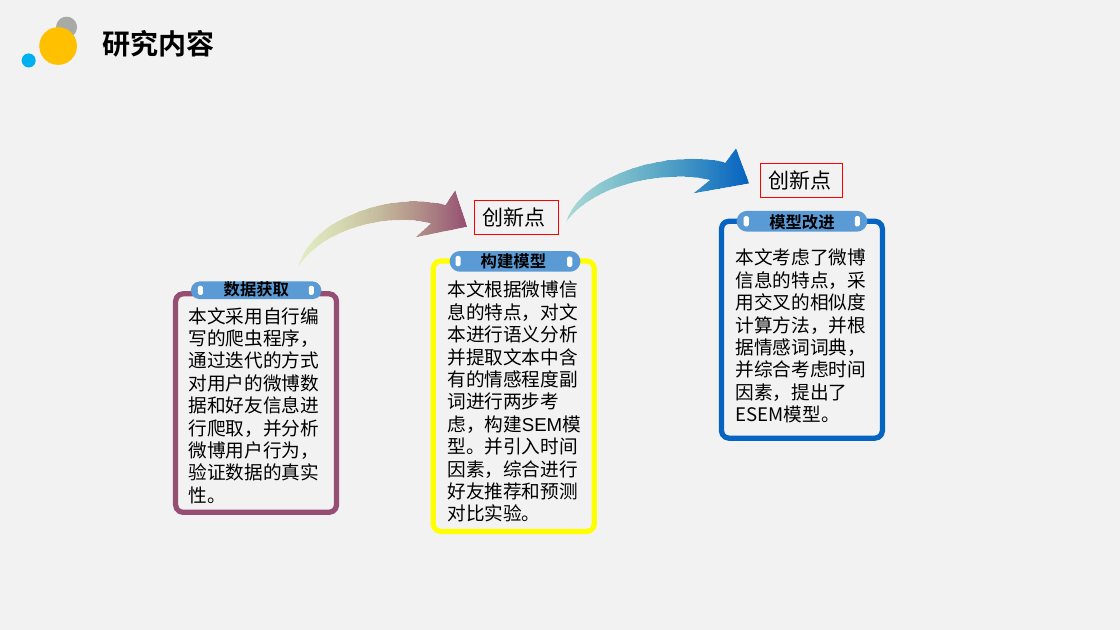
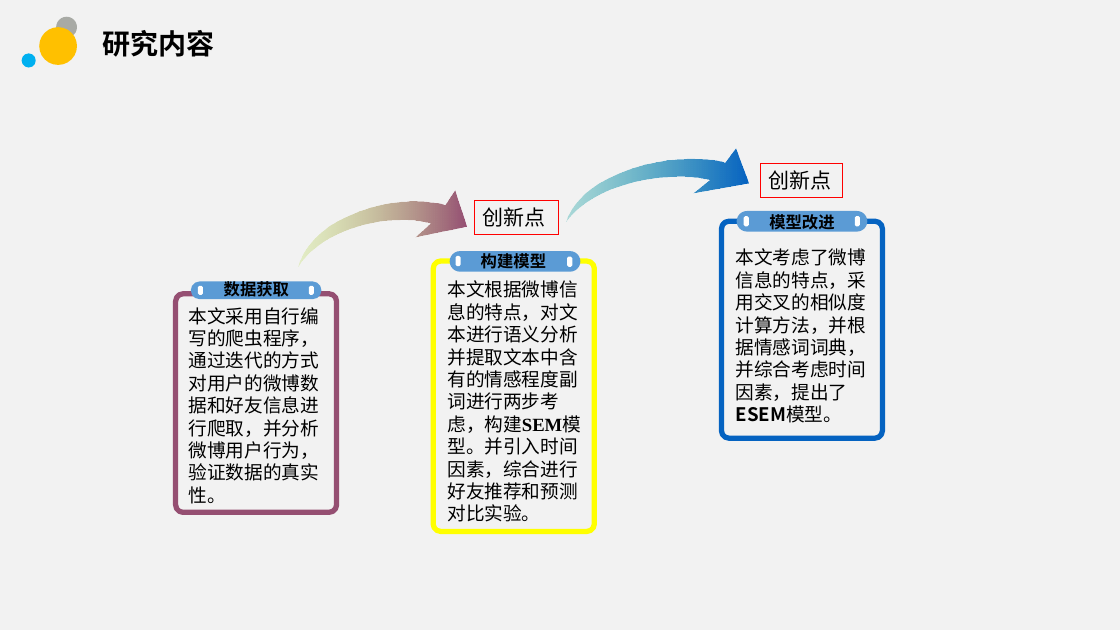
Before and after one commit to sunhongtao/Big_thesis, a slide deck: slide 7 of 毕业答辩/毕业答辩.pptx. Drawn at 1120x630 pixels with LibreOffice and Linux fonts; fonts in the diff are those of the drawing; background and template pictures are left out. Boxes give left, top, right and bottom in pixels: in the first picture for what was removed or moved away, otherwise in the second. Text is boxed around its words. In the diff, an @@ line names an element or a change of style, - is before the commit and + after.

```diff
--- a/毕业答辩/毕业答辩.pptx
+++ b/毕业答辩/毕业答辩.pptx
@@ text "本文考虑了微博信息的特点，采用交叉的相似度计算方法，并根据情感词词典，并综合考虑时间因素，提出了ESEM模型。" at (736,248,866,423): bold on in "本文考虑了微博信息的特点，采用交叉的相似度计算方法，并根据情感词词典，并综合考虑时间因素，提出了ESEM模型。" @@
@@ text "本文根据微博信息的特点，对文本进行语义分析并提取文本中含有的情感程度副词进行两步考虑，构建SEM模型。并引入时间因素，综 ..." at (447,280,580,522): font Arial to Times New Roman, bold on in "本文根据微博信息的特点，对文本进行语义分析并提取文本中含有的情感程度副词进行两步考虑，构建SEM模型。并引入时间因素，综 ..." @@
```
Also in this commit, not shown: 3 other slides changed, 6 slides added, 1 slide removed, 2 other files.
